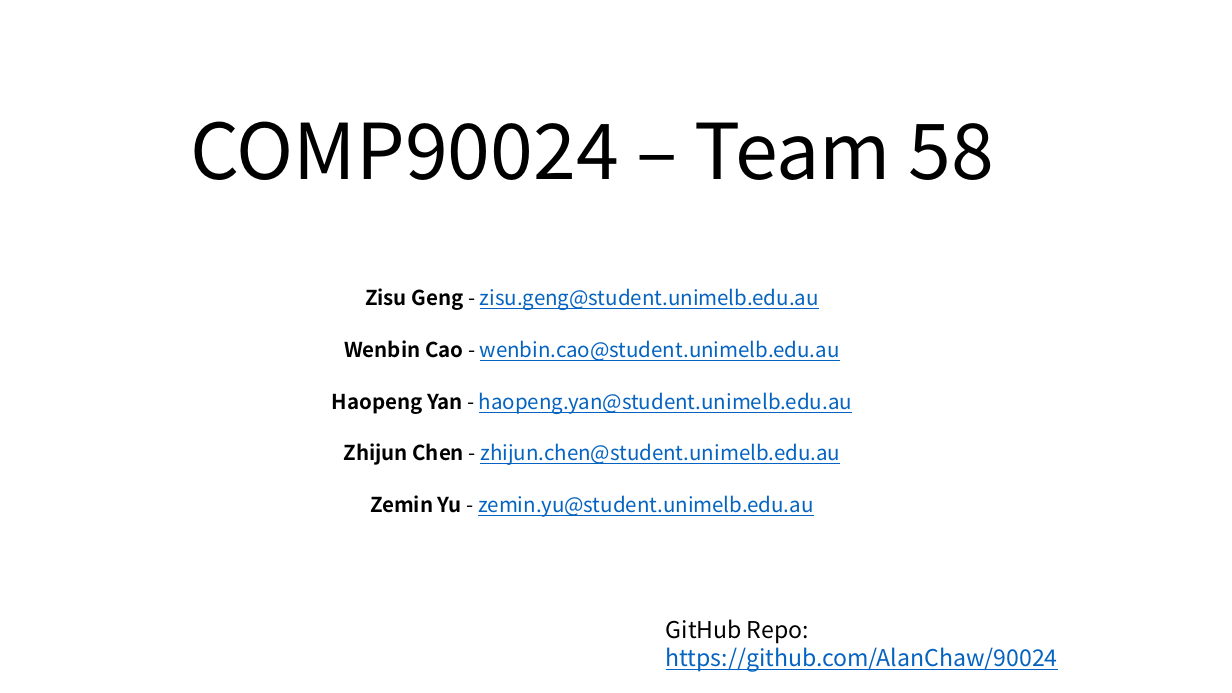
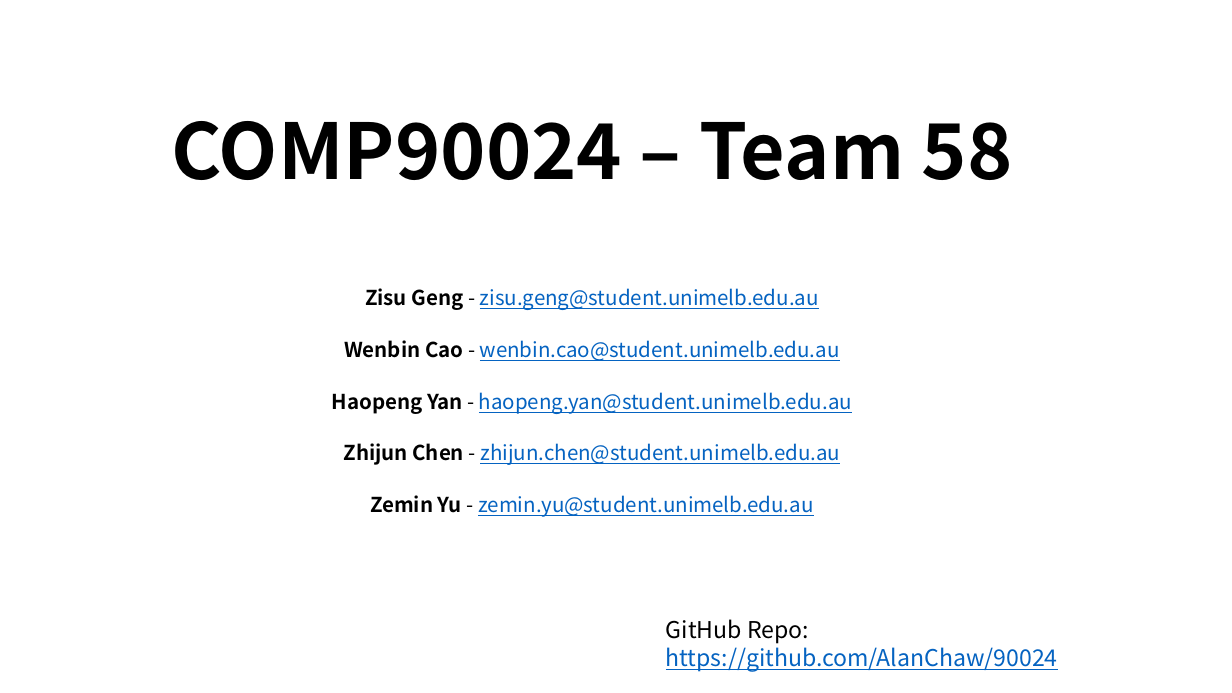
Before and after one commit to AlanChaw/Seven_Sins, a slide deck: slide 1 of presentation.pptx. Drawn at 1232x693 pixels with LibreOffice and Linux fonts; fonts in the diff are those of the drawing. Boxes give left, top, right and bottom in pixels: in the first picture for what was removed or moved away, otherwise in the second. Text is boxed around its words. In the diff, an @@ line names an element or a change of style, - is before the commit and + after.

```diff
--- a/presentation.pptx
+++ b/presentation.pptx
@@ title "COMP90024 – Team 58" at (x1=171, y1=121, x2=1013, y2=180): bold on @@
```
Also in this commit, not shown: 2 other slides changed.
